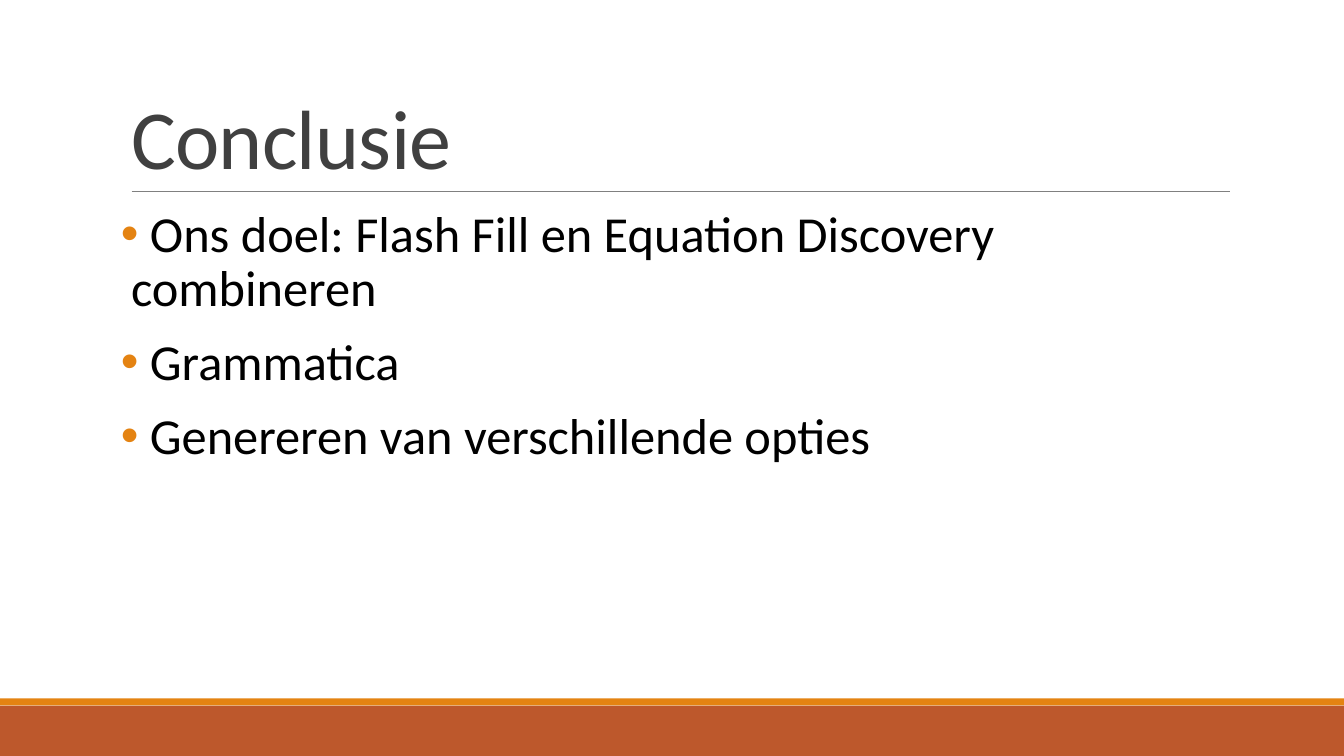
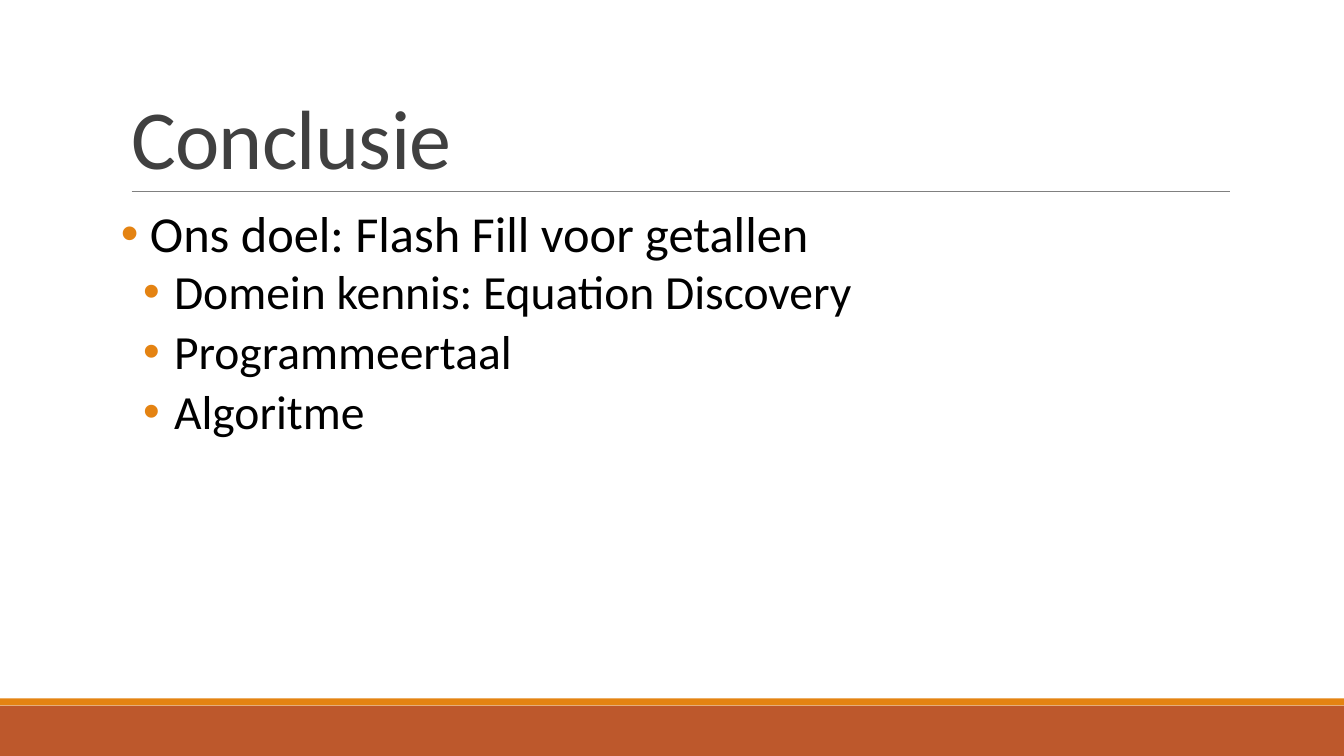
Before and after one commit to TomDeGroote/Bachelorproef, a slide deck: slide 24 of Opdracht 2/Jeroen/Literatuurstudie_Jeroen.pptx. Drawn at 1344x756 pixels with LibreOffice and Linux fonts; fonts in the diff are those of the drawing. Boxes give left, top, right and bottom in pixels: in the first picture for what was removed or moved away, otherwise in the second. Text is boxed around its words. In the diff, an @@ line names an element or a change of style, - is before the commit and + after.

Commit message:
Last update

```diff
--- a/Opdracht 2/Jeroen/Literatuurstudie_Jeroen.pptx
+++ b/Opdracht 2/Jeroen/Literatuurstudie_Jeroen.pptx
@@ text at <box>150,217,851,437</box>: text changed; size 36 to 34 pt @@
-• Ons doel: Flash Fill en Equation Discovery combineren
-• Grammatica
-• Genereren van verschillende opties
+• Ons doel: Flash Fill voor getallen
+  • Domein kennis: Equation Discovery
+  • Programmeertaal
+  • Algoritme
```
Also in this commit, not shown: 1 other slide changed.
